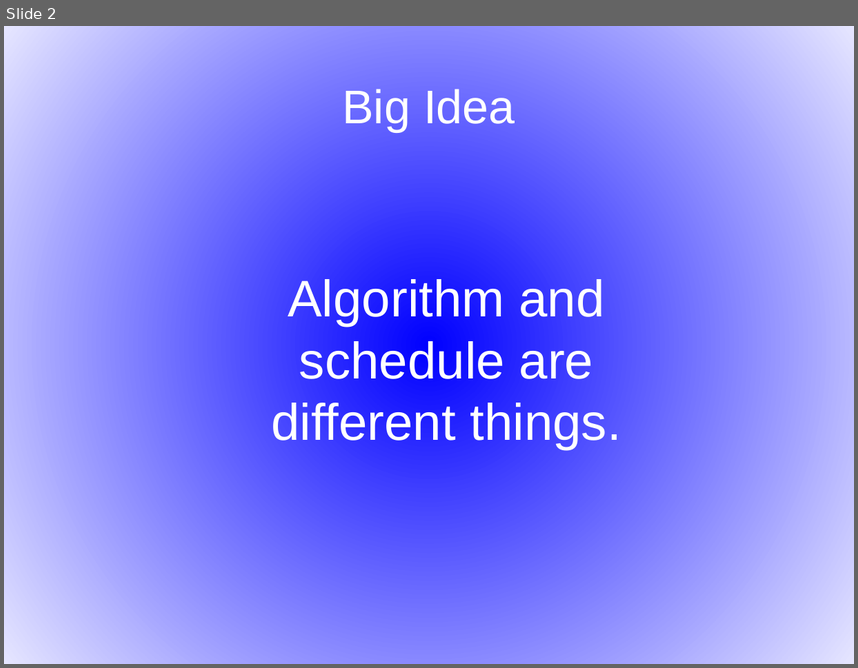
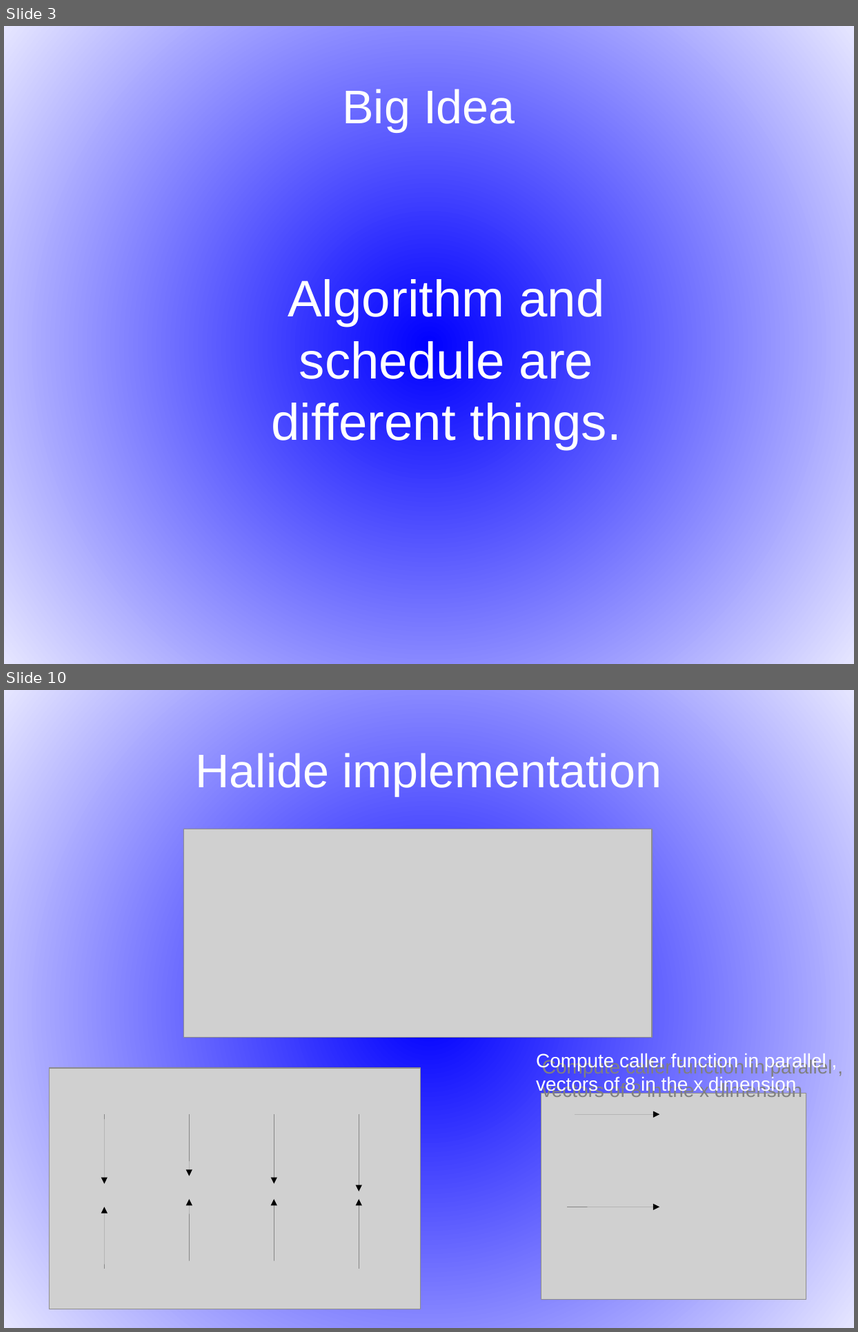
Before and after one commit to djohnkirby/PSC-Documents, a slide deck: Halide Presentation.odp. Shown one above the other, each under a label of ours: slide 2 before the commit, slides 3 and 10 after it; the slides between them are not shown. The pictures are 858x668 and 858x1332 pixels, drawn with LibreOffice and Linux fonts; fonts in the diff are those of the drawing; grey boxes stand for pictures. Boxes give left, top, right and bottom in pixels: in the first picture for what was removed or moved away, otherwise in the second. Text is boxed around its words. In the diff, an @@ line names an element or a change of style, - is before the commit and + after.

```diff
--- a/Halide Presentation.odp
+++ b/Halide Presentation.odp
@@ slide 10 added at (x1=4, y1=690, x2=854, y2=1328), background gradient #0000FF to #E6E6FF @@
@@ title added at (x1=196, y1=753, x2=662, y2=796), 44 pt, text #FFFFFF @@
+Halide implementation
@@ picture added at (x1=183, y1=829, x2=652, y2=1037) @@
@@ text added at (x1=536, y1=1054, x2=833, y2=1101), 18 pt, text #FFFFFF @@
+Compute caller function in parallel , vectors of 8 in the x dimension
@@ picture added at (x1=50, y1=1068, x2=421, y2=1309) @@
@@ picture added at (x1=541, y1=1093, x2=806, y2=1299) @@
@@ arrow added from (104, 1114) to (104, 1183), #000000 0 pt @@
@@ arrow added from (189, 1114) to (189, 1176), #000000 0 pt @@
@@ arrow added from (274, 1114) to (274, 1183), #000000 0 pt @@
@@ arrow added from (359, 1114) to (359, 1192), #000000 0 pt @@
@@ arrow added from (575, 1114) to (660, 1114), #000000 0 pt @@
@@ arrow added from (104, 1268) to (104, 1207), #000000 0 pt @@
@@ arrow added from (189, 1261) to (189, 1199), #000000 0 pt @@
@@ arrow added from (274, 1261) to (274, 1199), #000000 0 pt @@
@@ arrow added from (359, 1268) to (359, 1199), #000000 0 pt @@
@@ arrow added from (567, 1207) to (660, 1207), #000000 0 pt @@
@@ what was slide 2 is now slide 3 @@
```
Also in this commit, not shown: 7 slides changed, 6 other slides added, 1 slide removed.
